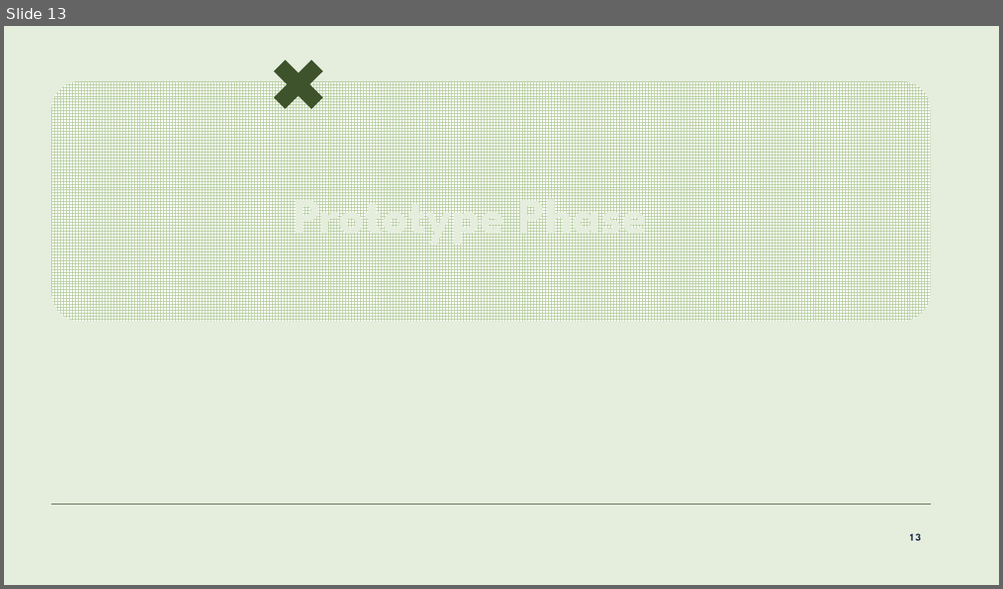
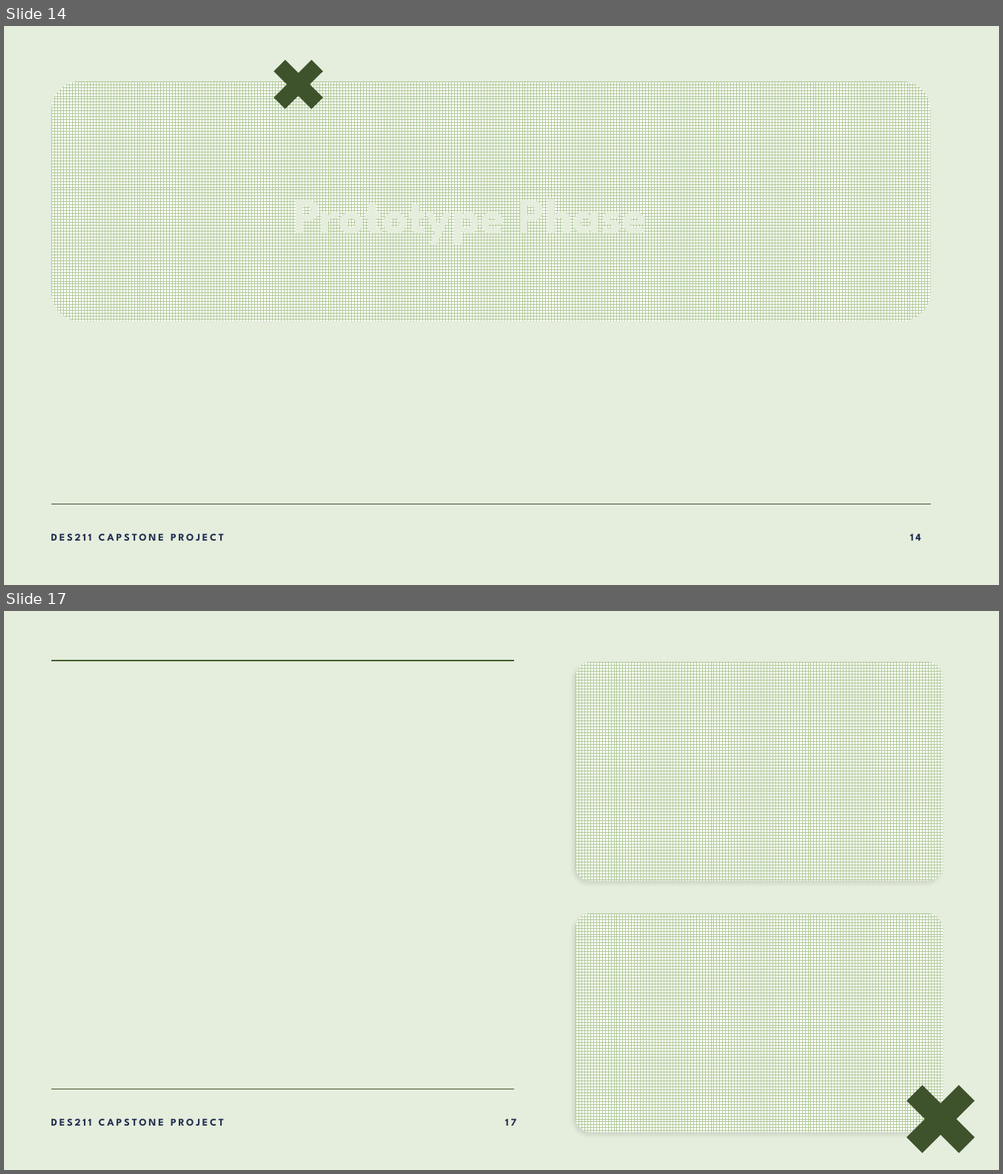
Before and after one commit to lalitm1004/DES211-CCD, a slide deck: presentation.pptx. Shown one above the other, each under a label of ours: slide 13 before the commit, slides 14 and 17 after it; the slides between them are not shown. The pictures are 1003x589 and 1003x1174 pixels, drawn with LibreOffice and Linux fonts; fonts in the diff are those of the drawing; background and template pictures are left out. Boxes give left, top, right and bottom in pixels: in the first picture for what was removed or moved away, otherwise in the second. Text is boxed around its words. In the diff, an @@ line names an element or a change of style, - is before the commit and + after.

```diff
--- a/presentation.pptx
+++ b/presentation.pptx
@@ slide 17 added at [4, 611, 999, 1170], background #E5EDDD @@
@@ line added from (52, 661) to (514, 661), #435F30 1 pt @@
@@ rounded rectangle added at [575, 662, 942, 881], fill pattern #B0CA98 on #FFFFFF @@
@@ rounded rectangle added at [575, 914, 942, 1133], fill pattern #B0CA98 on #FFFFFF @@
@@ plus added at [888, 1068, 992, 1170], fill #3E532A @@
@@ line added from (52, 1090) to (514, 1090), #3E532A 1 pt @@
@@ text added at [51, 1119, 224, 1126], 10 pt, text #222F51, bold @@
+DES211 CAPSTONE PROJECT
@@ page number added at [505, 1119, 516, 1126], 10 pt, text #222F51, bold @@
+17
@@ what was slide 13 is now slide 14 @@
@@ slide 14 changed as well @@
@@ text added at [51, 534, 224, 541], 10 pt, text #222F51, bold @@
+DES211 CAPSTONE PROJECT
@@ page number at [910, 534, 921, 541]: text changed @@
-13
+14
```
Also in this commit, not shown: 6 other slides changed, 9 other slides added, 9 slides removed.
